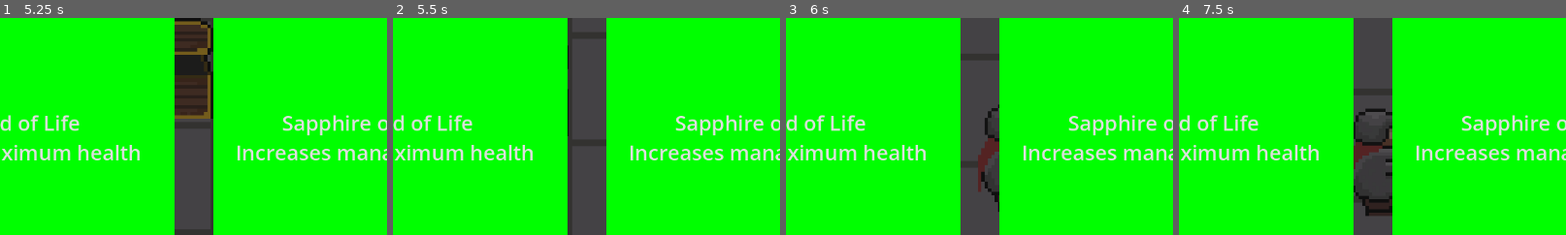
Above: before the commit, frames 1-4 (left to right).
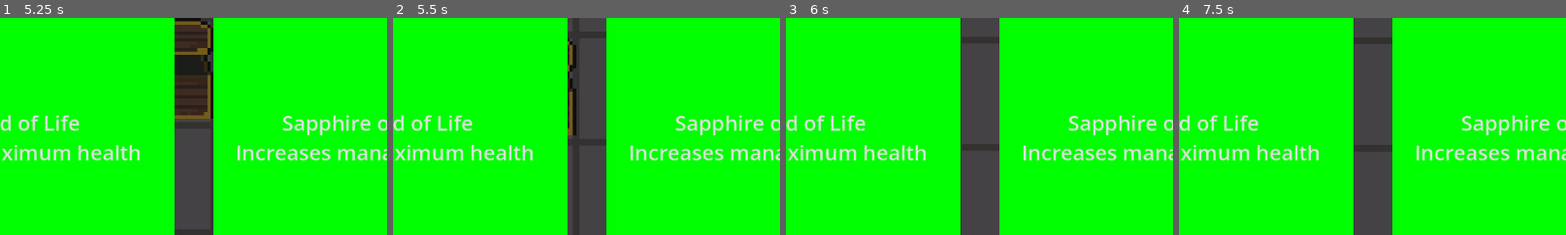
Above: after the commit, the same moments.

Repository: afilipovski/masked-descent
Game: Godot game, scene res://scenes/test_room.tscn
Two runs of this game, one before a commit and one after it. Both use one fixed random seed, a clock stepped at 60 frames per second and the inputs below. This scene is started directly instead of the project's main scene.
Inputs:
- Up to frame 1 (5.25 s): tap Enter (ui_accept) at 0.5, 0.77, 1.52, 3.02, 3.77, 4.52 s; hold W (move_up) 0.53-2.03 s; tap E (Interact) at 0.6, 2.85, 5.1 s; tap Tab (cycle_mask) at 1.35, 3.6 s; hold A (move_left) 2.03-3.53 s; tap Shift (sprint) at 2.1, 4.35 s; hold S (move_down) 3.53-4.28 s; hold D (move_right) 4.28-5.03 s; hold W (move_up) from 5.03 s (still down)
- Up to frame 2 (5.5 s): keep holding W (move_up)
- Up to frame 3 (6 s): release W (move_up) at 5.78 s; hold D (move_right) from 5.78 s (still down); tap Tab (cycle_mask) at 5.85 s
- Up to frame 4 (7.5 s): keep holding D (move_right); tap Enter (ui_accept) at 6.02, 6.77 s; tap Shift (sprint) at 6.6 s; tap E (Interact) at 7.35 s
The pictures show only the part of the screen within x 1-50%, y 22-71%; the shares and areas given below are measured in that part.

Frame 1 is identical in both runs. In frame 2, 0.8% of the frame differs, in the area x 45-48%, y 9-55%; in frame 3, 0.9%; in frame 4, 1.6%, in the area x 45-56%, y 41-92%.
Error before the commit: Invalid assignment of property or key 'texture' with value of type 'CompressedTexture2D' on a base object of type 'null instance'. (res://scripts/player.gd:56)
Error after the commit: Attempt to call function 'show' in base 'null instance' on a null instance. (res://scripts/player.gd:71)

Commit message:
Bugfixes: game over and enemy removals

Diff:
--- a/scripts/dungeon_generator.gd
+++ b/scripts/dungeon_generator.gd
@@ -287,7 +287,8 @@
 		return get_room_center(room)
 
 func clear_existing_enemies():
-	var enemies = get_tree().get_nodes_in_group("enemies")
+	var enemies = get_tree().get_nodes_in_group(Groups.ENEMY)
+	print("Clearing ", enemies.size(), " enemies")
 	for enemy in enemies:
 		enemy.queue_free()
 
--- a/scripts/game_over_ui.gd
+++ b/scripts/game_over_ui.gd
@@ -7,6 +7,7 @@
 
 func _ready() -> void:
 	hide()
+	process_mode = Node.PROCESS_MODE_ALWAYS # Allow UI to work when paused
 	restart_button.pressed.connect(_on_restart_pressed)
 	main_menu_button.pressed.connect(_on_main_menu_pressed)
 
@@ -30,10 +31,15 @@
 func _on_restart_pressed() -> void:
 	hide()
 	GameState.reset_level()
-	get_tree().call_group(Groups.PLAYER, "reset_position")
+
+	# Regenerate dungeon (which will clear enemies internally)
 	var tilemap = get_tree().get_first_node_in_group(Groups.TILEMAP)
 	if tilemap and tilemap.has_method("regenerate"):
 		tilemap.regenerate()
 
+	# Reset player (which will unpause the game)
+	get_tree().call_group(Groups.PLAYER, "reset_position")
+
 func _on_main_menu_pressed() -> void:
+	get_tree().paused = false # Unpause before changing scenes
 	get_tree().change_scene_to_file("res://scenes/ui/main_menu.tscn")
--- a/scripts/player.gd
+++ b/scripts/player.gd
@@ -3,6 +3,7 @@
 const PROJECTILE_SPELL = preload("uid://cvhml3bqscuh2")
 const MELEE_HITBOX = preload("uid://bpgefom8c5e3c")
 const SWOOSH_ATTACK = preload("uid://dlnsqouc8xk2q")
+const DEATH_EFFECT = preload("res://scenes/death_effect.tscn")
 
 
 const SPEED = 200.0
@@ -28,6 +29,7 @@
 @onready var combat_manager: CombatManager = CombatManager.new()
 @onready var sprite: Sprite2D = $Sprite2D
 var movement_locked: bool = false
+var is_dead: bool = false
 
 signal health_changed(new_health: int)
 signal player_died
@@ -62,7 +64,23 @@
 	if tilemap and tilemap.has_method("get_spawn_position"):
 		position = tilemap.get_spawn_position()
 
+	# Reset player state
+	is_dead = false
+	health = max_health
+	sprite.show()
+	mask_sprite.show()
+	health_changed.emit(health)
+
+	# Unpause the game
+	get_tree().paused = false
+
 func _physics_process(delta: float) -> void:
+	# Disable all input when dead
+	if is_dead:
+		velocity = Vector2.ZERO
+		move_and_slide()
+		return
+
 	if _handle_knockback(delta):
 		move_and_slide()
 		_check_wall_collision_damage()
@@ -195,8 +213,22 @@
 
 func die():
 	print("Player died!")
+	is_dead = true
+
+	# Spawn death effect at player position
+	var death_effect = DEATH_EFFECT.instantiate()
+	death_effect.process_mode = Node.PROCESS_MODE_ALWAYS # Keep playing during pause
+	get_parent().add_child(death_effect)
+	death_effect.global_position = global_position
+
+	# Hide player sprite and mask
+	sprite.hide()
+	mask_sprite.hide()
+
+	# Freeze the game
+	get_tree().paused = true
+
 	player_died.emit()
-	health = max_health
 
 func _check_wall_collision_damage():
 	for i in get_slide_collision_count():
